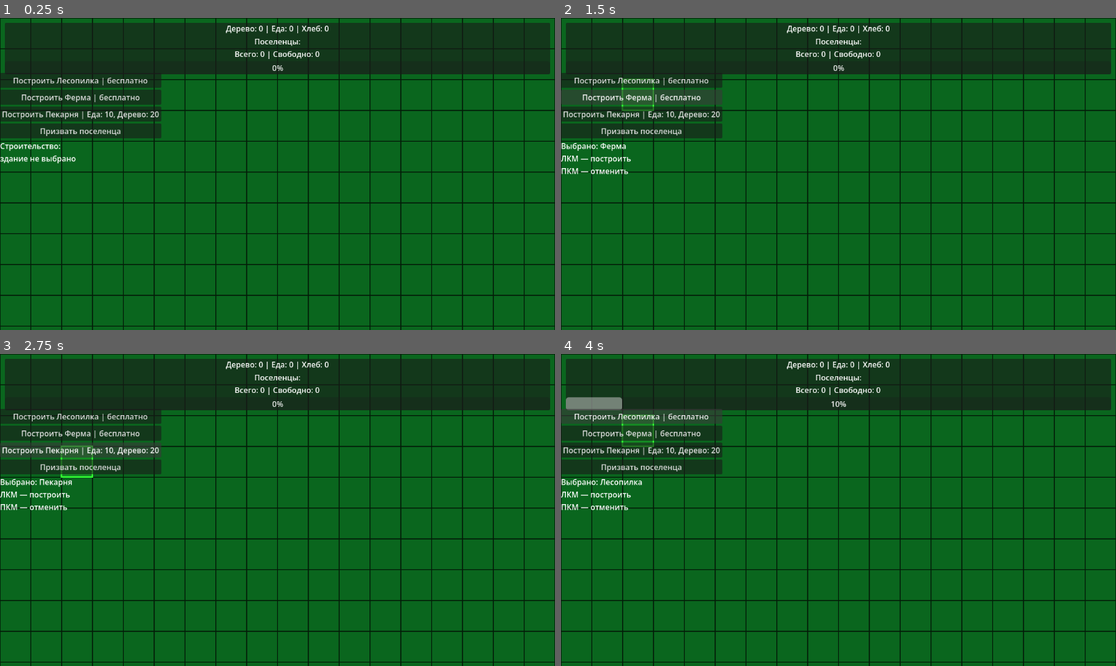
Above: before the commit, frames 1-4 (two rows, left to right).
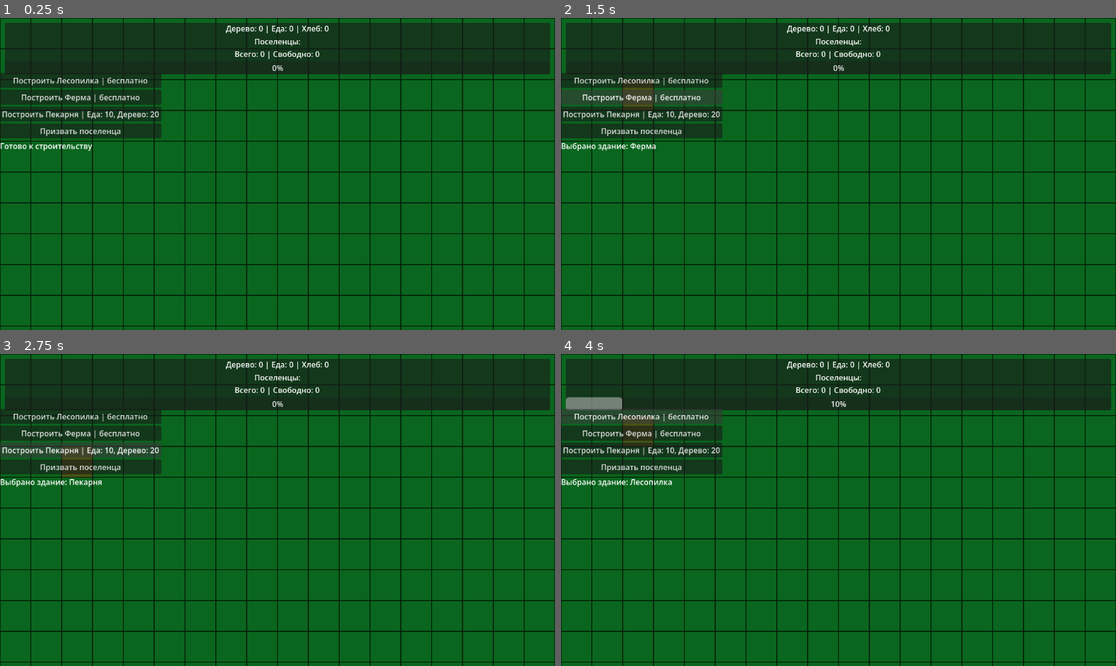
Above: after the commit, the same moments.

Repository: Daffix1/AppFromMyDad
Game: Godot game, scene res://Main.tscn
The game is run twice, just before and just after one commit, with the same random seed, the same clock (stepped at 60 frames per second) and the same inputs.
Inputs:
- Up to frame 1 (0.25 s): no input
- Up to frame 2 (1.5 s): click "Построить Лесопилка | бесплат…" at 0.5 s; click "Построить Ферма | бесплатно" at 1.25 s
- Up to frame 3 (2.75 s): click "Построить Пекарня | Еда: 10, …" at 2 s
- Up to frame 4 (4 s): click "Призвать поселенца" at 2.75 s; click "Построить Лесопилка | бесплат…" at 3.5 s

The runs differ from the first frame. In frame 1, 0.4% of the frame differs, in the area x 0-17%, y 40-47%; in frame 2, 0.6%; in frame 3, 0.6%; in frame 4, 0.6%, in the area x 0-21%, y 19-51%.

Commit message:
Небольшие приколы с подсветкой, которая так и не понадобилась, и также превью зданий, чтобы игрок понимал куда он ставит здание и какое именно

Diff:
--- a/Main.tscn
+++ b/Main.tscn
@@ -5,27 +5,19 @@
 [ext_resource type="Script" uid="uid://cjkyl36cs3c3e" path="res://scripts/ui/SelectedBuildingPanel.gd" id="2_fos0i"]
 [ext_resource type="Script" uid="uid://j70raavk2vne" path="res://scripts/world/WorldGenerator.gd" id="2_r0du0"]
 [ext_resource type="Texture2D" uid="uid://dofy2afy8473q" path="res://resources/grass.png" id="3_cm0pq"]
-[ext_resource type="Texture2D" uid="uid://nyepwke7hco5" path="res://resources/lumber_mill.png" id="4_cm0pq"]
+[ext_resource type="TileSet" uid="uid://buvljtf58do7c" path="res://resources/tilesets/building_tile_set.tres" id="3_lgr22"]
 [ext_resource type="Script" uid="uid://cnkxjlrytbh14" path="res://scripts/world/CellHighlighter.gd" id="4_lgr22"]
+[ext_resource type="TileSet" uid="uid://bu5qtasolax21" path="res://resources/tilesets/preview_building_tile_set.tres" id="4_trn2v"]
 
 [sub_resource type="TileSetAtlasSource" id="TileSetAtlasSource_r0du0"]
 texture = ExtResource("3_cm0pq")
 texture_region_size = Vector2i(64, 64)
+0:0/next_alternative_id = 3
 0:0/0 = 0
 
 [sub_resource type="TileSet" id="TileSet_cm0pq"]
 tile_size = Vector2i(64, 64)
 sources/0 = SubResource("TileSetAtlasSource_r0du0")
-
-[sub_resource type="TileSetAtlasSource" id="TileSetAtlasSource_fos0i"]
-resource_name = "lumbermill"
-texture = ExtResource("4_cm0pq")
-texture_region_size = Vector2i(64, 64)
-0:0/0 = 0
-
-[sub_resource type="TileSet" id="TileSet_lgr22"]
-tile_size = Vector2i(64, 64)
-sources/0 = SubResource("TileSetAtlasSource_fos0i")
 
 [node name="Main" type="Node2D" unique_id=1026548847]
 
@@ -39,7 +31,10 @@
 tile_set = SubResource("TileSet_cm0pq")
 
 [node name="BuildingLayer" type="TileMapLayer" parent="World" unique_id=51915293]
-tile_set = SubResource("TileSet_lgr22")
+tile_set = ExtResource("3_lgr22")
+
+[node name="PreviewLayer" type="TileMapLayer" parent="World" unique_id=790438725]
+tile_set = ExtResource("4_trn2v")
 
 [node name="CellHighlighter" type="Node2D" parent="World" unique_id=219320602]
 script = ExtResource("4_lgr22")
@@ -92,9 +87,14 @@
 text = "Призвать поселенца"
 
 [node name="BuildModeLabel" type="Label" parent="CanvasLayer/LeftPanel" unique_id=1992273749]
+visible = false
 layout_mode = 2
 text = "Строительство:
 здание не выбрано"
+
+[node name="StatusLabel" type="Label" parent="CanvasLayer/LeftPanel" unique_id=828462490]
+layout_mode = 2
+text = "Готово к строительству"
 
 [node name="SelectedBuildingPanel" type="VBoxContainer" parent="CanvasLayer" unique_id=943062837]
 anchors_preset = 3
--- /dev/null
+++ b/resources/tilesets/building_tile_set.tres
@@ -0,0 +1,13 @@
+[gd_resource type="TileSet" format=3 uid="uid://buvljtf58do7c"]
+
+[ext_resource type="Texture2D" uid="uid://nyepwke7hco5" path="res://resources/lumber_mill.png" id="1_vy0hx"]
+
+[sub_resource type="TileSetAtlasSource" id="TileSetAtlasSource_fos0i"]
+resource_name = "lumbermill"
+texture = ExtResource("1_vy0hx")
+texture_region_size = Vector2i(64, 64)
+0:0/0 = 0
+
+[resource]
+tile_size = Vector2i(64, 64)
+sources/0 = SubResource("TileSetAtlasSource_fos0i")
--- /dev/null
+++ b/resources/tilesets/preview_building_tile_set.tres
@@ -0,0 +1,14 @@
+[gd_resource type="TileSet" format=3 uid="uid://bu5qtasolax21"]
+
+[ext_resource type="Texture2D" uid="uid://nyepwke7hco5" path="res://resources/lumber_mill.png" id="1_dcgkc"]
+
+[sub_resource type="TileSetAtlasSource" id="TileSetAtlasSource_fos0i"]
+resource_name = "lumbermill"
+texture = ExtResource("1_dcgkc")
+texture_region_size = Vector2i(64, 64)
+0:0/0 = 0
+0:0/0/modulate = Color(1, 1, 1, 0.49803922)
+
+[resource]
+tile_size = Vector2i(64, 64)
+sources/0 = SubResource("TileSetAtlasSource_fos0i")
--- a/scripts/managers/BuildingManager.gd
+++ b/scripts/managers/BuildingManager.gd
@@ -4,11 +4,18 @@
 signal building_selected
 signal building_workers_changed
 signal selected_building_changed
+signal building_message_changed
 
 var placed_buildings: Dictionary = {}
 var selected_building_id: String = ""
 var selected_building_cell: Vector2i = Vector2i(-9999,-9999)
 
+
+# ________________         Сообщения о строительстве         ________________
+
+func show_building_message(text: String) -> void:
+	building_message_changed.emit(text)
+	print(text)
 
 # ________________         Выбор здания для строительства         ________________
 func select_building(building_id: String) -> void:
@@ -18,7 +25,7 @@
 
 	selected_building_id = building_id
 	selected_building_changed.emit(selected_building_id, building_data)
-	print("Выбрано здание: ", building_data.building_name)
+	show_building_message("Выбрано здание: " + building_data.building_name)
 
 
 func has_selected_building() -> bool:
@@ -32,9 +39,9 @@
 	var building_data := BuildingDatabase.get_building(selected_building_id)
 
 	if building_data != null:
-		print("Строительство отменено: ", building_data.building_name)
+		show_building_message("Строительство отменено: " + building_data.building_name)
 	else:
-		print("Строительство отменено")
+		show_building_message("Строительство отменено")
 
 	selected_building_id = ""
 	selected_building_changed.emit(selected_building_id, null)
@@ -52,18 +59,18 @@
 		return false
 
 	if not can_place_building(cell):
-		print("Клетка занята: ", cell)
+		show_building_message("Клетка занята:")
 		return false
 
 	var build_for_free := should_build_for_free(building_data)
 
 	if not build_for_free:
 		if not ResourceManager.has_resources(building_data.resource_costs):
-			print("Недостаточно ресурсов для строительства: ", building_data.building_name)
+			show_building_message("Недостаточно ресурсов для строительства: " + building_data.building_name)
 			return false
 
 		if not ResourceManager.spend_resources(building_data.resource_costs):
-			print("Не удалось списать ресурсы для строительства: ", building_data.building_name)
+			show_building_message("Не удалось списать ресурсы для строительства: " + building_data.building_name)
 			return false
 
 	placed_buildings[cell] = {
@@ -77,7 +84,7 @@
 
 	building_placed.emit(cell, building_data)
 
-	print("Построено здание: ", building_data.building_name, " в клетке ", cell)
+	show_building_message("Построено здание: " + building_data.building_name)
 
 	return true
 
--- a/scripts/ui/UiController.gd
+++ b/scripts/ui/UiController.gd
@@ -5,7 +5,7 @@
 @onready var progress_bar: ProgressBar = $"../TopBarPanel/TopBar/ProgressBar"
 @onready var summon_button: Button = $"../LeftPanel/SummonButton"
 @onready var buildmodelabel: Label = $"../LeftPanel/BuildModeLabel"
-
+@onready var statuslabel: Label = $"../LeftPanel/StatusLabel"
 
 # Кнопка призыва рабочего
 func _on_summon_button_pressed() -> void:
@@ -44,16 +44,21 @@
 		+ "\nПКМ — отменить"
 	)
 
+func update_status_ui(text: String) -> void:
+	statuslabel.text = text
+
 # ________________         Инициализация при запуске         ________________
 func _ready() -> void:
 	update_population_ui()
 	update_progress_ui()
 	update_resources_ui()
 	update_build_mode_ui()
+	update_status_ui("Готово к строительству")
 
 	PopulationManager.population_changed.connect(update_population_ui)
 	PopulationManager.progress_changed.connect(update_progress_ui)
 	ResourceManager.resources_changed.connect(update_resources_ui)
 	BuildingManager.selected_building_changed.connect(update_build_mode_ui)
+	BuildingManager.building_message_changed.connect(update_status_ui)
 
 	summon_button.pressed.connect(_on_summon_button_pressed)
--- a/scripts/world/CellHighlighter.gd
+++ b/scripts/world/CellHighlighter.gd
@@ -1,17 +1,22 @@
 extends Node2D
 
-@export var cell_size: Vector2 = Vector2(64,64)
+@export var cell_size: Vector2 = Vector2(64, 64)
+@export var preview_source_id: int = 0
+@export var preview_atlas_coords: Vector2i = Vector2i.ZERO
 
 @onready var ground_layer: TileMapLayer = $"../GroundLayer"
+@onready var preview_layer: TileMapLayer = $"../PreviewLayer"
 
 var current_cell: Vector2i = Vector2i.ZERO
+var previous_preview_cell: Vector2i = Vector2i.ZERO
 var has_cell: bool = false
+var has_preview: bool = false
 
-func _process(delta: float) -> void:
+
+func _process(_delta: float) -> void:
 	if not BuildingManager.has_selected_building():
-		if has_cell:
-			has_cell = false
-			queue_redraw()
+		clear_preview()
+		clear_highlight()
 		return
 
 	var mouse_world_position := get_global_mouse_position()
@@ -21,23 +26,68 @@
 	if not has_cell or mouse_cell != current_cell:
 		current_cell = mouse_cell
 		has_cell = true
+		update_preview()
 		queue_redraw()
+
 
 func _draw() -> void:
 	if not has_cell:
 		return
+
 	if not BuildingManager.has_selected_building():
 		return
 
+	var rect := get_current_cell_rect()
 
+	if not BuildingManager.can_place_building(current_cell):
+		draw_blocked_cell(rect)
+
+
+func update_preview() -> void:
+	clear_preview()
+
+	preview_layer.set_cell(
+		current_cell,
+		preview_source_id,
+		preview_atlas_coords
+	)
+
+	previous_preview_cell = current_cell
+	has_preview = true
+
+
+func clear_preview() -> void:
+	if not has_preview:
+		return
+
+	preview_layer.erase_cell(previous_preview_cell)
+	has_preview = false
+
+
+func clear_highlight() -> void:
+	if not has_cell:
+		return
+
+	has_cell = false
+	queue_redraw()
+
+
+func get_current_cell_rect() -> Rect2:
 	var cell_local_position := ground_layer.map_to_local(current_cell)
 	var cell_global_position := ground_layer.to_global(cell_local_position)
 	var local_position := to_local(cell_global_position)
 
-	var rect := Rect2(
+	return Rect2(
 		local_position - cell_size / 2.0,
 		cell_size
 	)
 
+
+func draw_available_cell(rect: Rect2) -> void:
 	draw_rect(rect, Color(0.2, 1.0, 0.2, 0.25), true)
 	draw_rect(rect, Color(0.2, 1.0, 0.2, 1.0), false, 3.0)
+
+
+func draw_blocked_cell(rect: Rect2) -> void:
+	#draw_rect(rect, Color(1.0, 0.2, 0.2, 0.25), true)
+	draw_rect(rect, Color(1.0, 0.2, 0.2, 1.0), false, 1.0)
